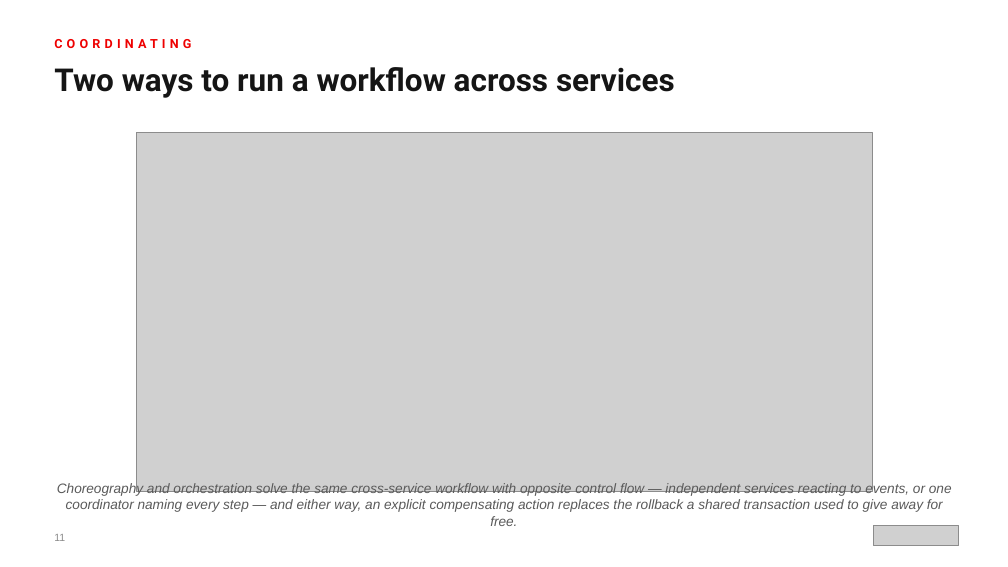
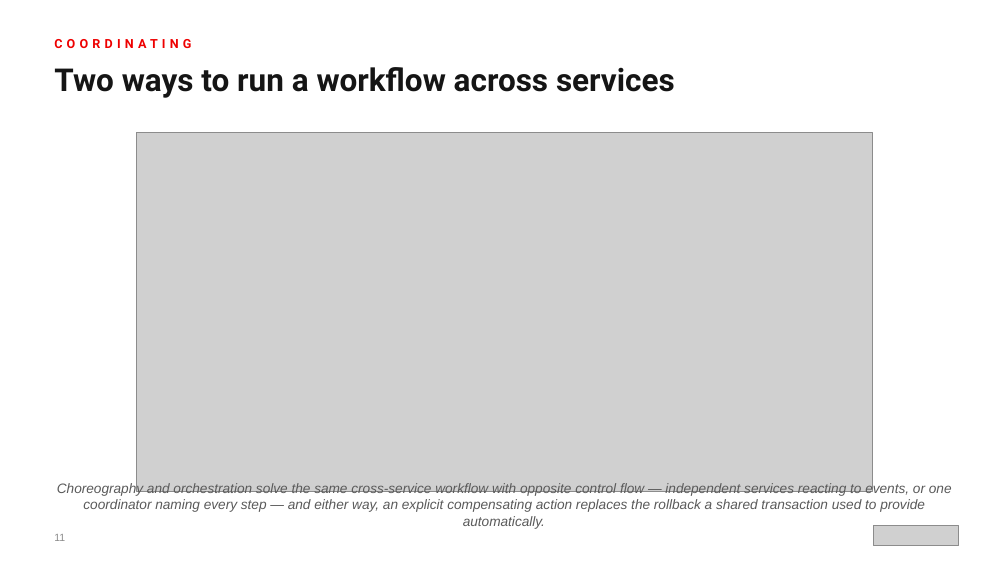
Before and after one commit to patterncatalyst/modernizing-enterprise-applications-python, a slide deck: slide 11 of presentation/modernizing-101/Modernizing_101-r1.0.pptx. Drawn at 1008x567 pixels with LibreOffice and Linux fonts; fonts in the diff are those of the drawing; grey boxes stand for pictures. Boxes give left, top, right and bottom in pixels: in the first picture for what was removed or moved away, otherwise in the second. Text is boxed around its words. In the diff, an @@ line names an element or a change of style, - is before the commit and + after.

```diff
--- a/presentation/modernizing-101/Modernizing_101-r1.0.pptx
+++ b/presentation/modernizing-101/Modernizing_101-r1.0.pptx
@@ text at (57,482,952,529): text changed @@
-Choreography and orchestration solve the same cross-service workflow with opposite control flow — independent services reacting to events, or one coordinator naming every step — and either way, an explicit compensating action replaces the rollback a shared transaction used to give away for free.
+Choreography and orchestration solve the same cross-service workflow with opposite control flow — independent services reacting to events, or one coordinator naming every step — and either way, an explicit compensating action replaces the rollback a shared transaction used to provide automatically.
```
Also in this commit, not shown: 2 other slides changed, 3 other files.
